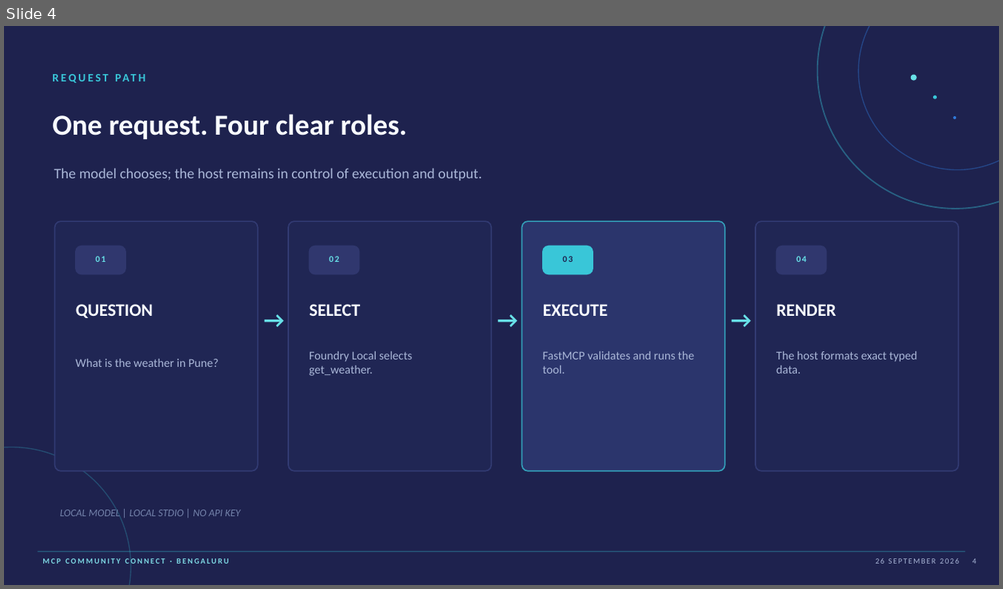
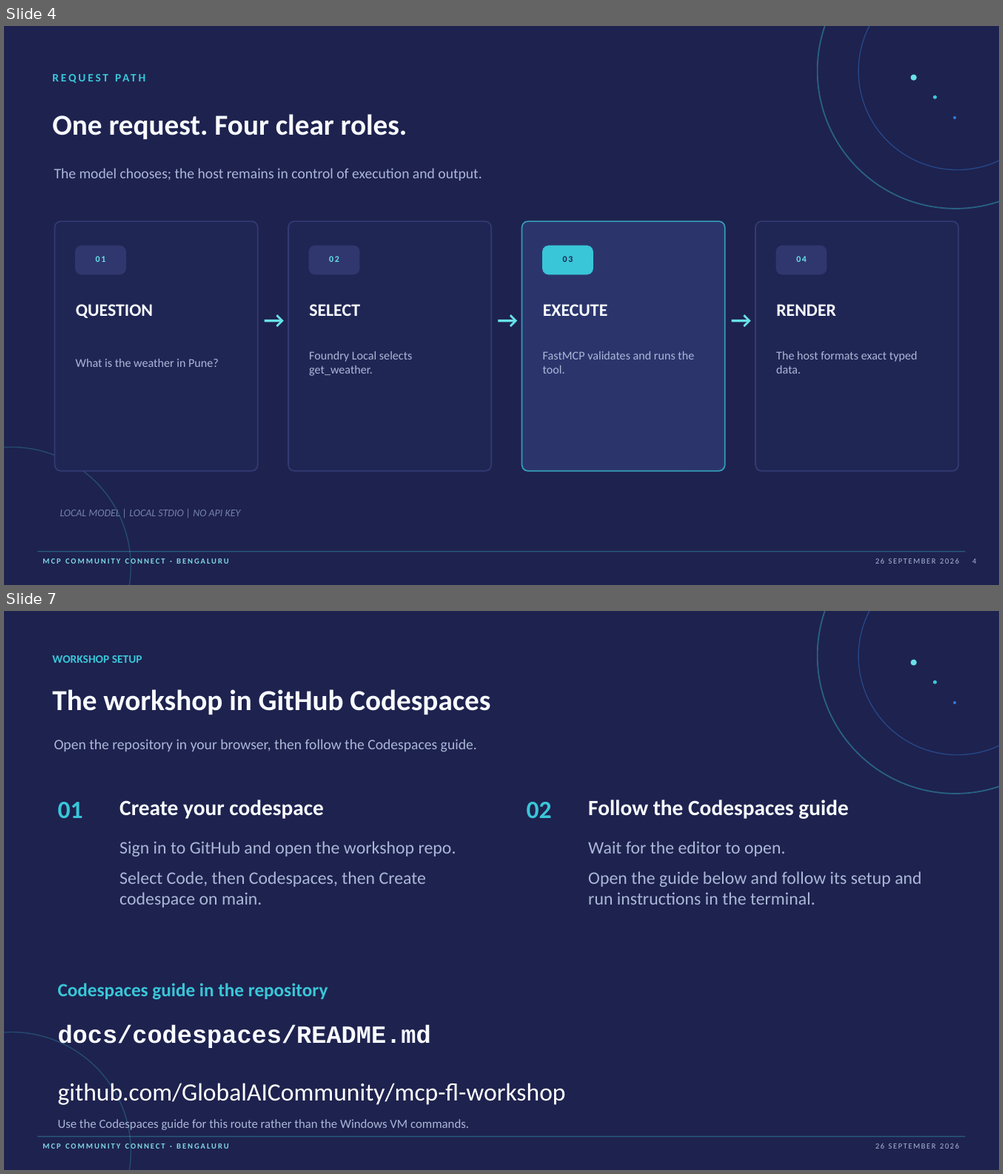
Before and after one commit to GlobalAICommunity/mcp-fl-workshop, a slide deck: docs/Presentation/MCP_Community_Connect_HoL_MCP.pptx. Shown one above the other, each under a label of ours: slide 4 before the commit, slides 4 and 7 after it; the slides between them are not shown. The pictures are 1003x589 and 1003x1174 pixels, drawn with LibreOffice and Linux fonts; fonts in the diff are those of the drawing. Boxes give left, top, right and bottom in pixels: in the first picture for what was removed or moved away, otherwise in the second. Text is boxed around its words. In the diff, an @@ line names an element or a change of style, - is before the commit and + after.

```diff
--- a/docs/Presentation/MCP_Community_Connect_HoL_MCP.pptx
+++ b/docs/Presentation/MCP_Community_Connect_HoL_MCP.pptx
@@ slide 7 added at (4, 611, 999, 1170), background #1E224E; not listed: 4 template elements that a slide beside it also shows @@
@@ ellipse added at (817, 611, 999, 794), outline #39C6D8 1.3 pt @@
@@ ellipse added at (858, 611, 999, 755), outline #2F78D8 1 pt @@
@@ text added at (52, 655, 142, 663), 11 pt, text #39C6D8, bold @@
+WORKSHOP SETUP
@@ ellipse added at (910, 660, 916, 666), fill #68E1E8 @@
@@ text added at (52, 689, 490, 715), 28 pt, text #F8FBFF, bold @@
+The workshop in GitHub Codespaces
@@ ellipse added at (933, 681, 936, 684), fill #39C6D8 @@
@@ ellipse added at (953, 701, 956, 704), fill #2F78D8 @@
@@ text added at (54, 739, 477, 752), 14 pt, text #AAB7D8 @@
+Open the repository in your browser, then follow the Codespaces guide.
@@ text added at (58, 802, 83, 818), 24 pt, text #39C6D8, bold @@
+01
@@ text added at (119, 800, 324, 819), 21 pt, text #F8FBFF, bold @@
+Create your codespace
@@ text added at (526, 802, 552, 818), 24 pt, text #39C6D8, bold @@
+02
@@ text added at (588, 800, 848, 819), 21 pt, text #F8FBFF, bold @@
+Follow the Codespaces guide
@@ text added at (119, 841, 456, 908), 17 pt, text #AAB7D8 @@
+Sign in to GitHub and open the workshop repo.
+Select Code, then Codespaces, then Create codespace on main.
@@ text added at (588, 841, 921, 905), 17 pt, text #AAB7D8 @@
+Wait for the editor to open.
+Open the guide below and follow its setup and run instructions in the terminal.
@@ text added at (58, 983, 328, 999), 18 pt, text #39C6D8, bold @@
+Codespaces guide in the repository
@@ text added at (58, 1025, 431, 1051), 24 pt, text #F8FBFF, bold @@
+docs/codespaces/README.md
@@ ellipse added at (4, 1033, 131, 1170), outline #39C6D8 1 pt @@
@@ text added at (58, 1081, 566, 1108), 24 pt, text #FFFFFF @@
+github.com/GlobalAICommunity/mcp-fl-workshop
@@ text added at (58, 1118, 469, 1131), 12 pt, text #AAB7D8 @@
+Use the Codespaces guide for this route rather than the Windows VM commands.
```
Also in this commit, not shown: 5 slides changed, 1 other slide added.
